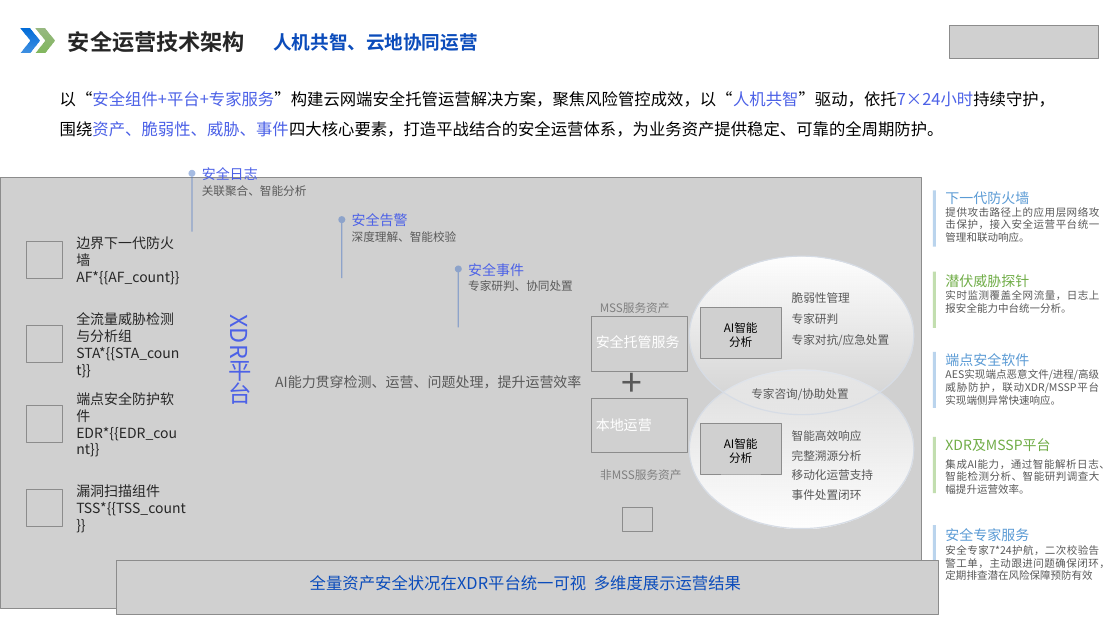
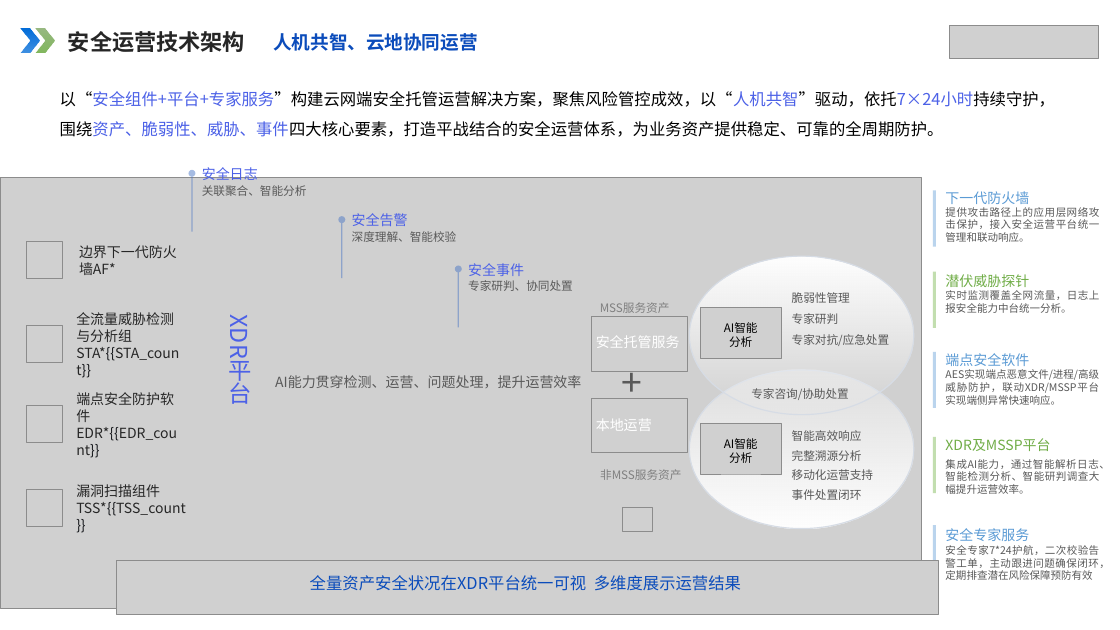
Before and after one commit to Xupai2022/report-generation, a slide deck: slide 5 of mss_ai_ppt_sample_assets/backend/data/templates/经典模板.pptx. Drawn at 1120x630 pixels with LibreOffice and Linux fonts; fonts in the diff are those of the drawing; grey boxes stand for pictures. Boxes give left, top, right and bottom in pixels: in the first picture for what was removed or moved away, otherwise in the second. Text is boxed around its words. In the diff, an @@ line names an element or a change of style, - is before the commit and + after.

```diff
--- a/mss_ai_ppt_sample_assets/backend/data/templates/经典模板.pptx
+++ b/mss_ai_ppt_sample_assets/backend/data/templates/经典模板.pptx
@@ text at <box>79,245,177,275</box>: text changed @@
-边界下一代防火墙AF*{{AF_count}}
+边界下一代防火墙AF*
@@ text "全流量威胁检测与分析组STA*{{STA_count}}" at <box>76,312,179,361</box>: text colour #262626 to #14161A in "全流量威胁检测与分析组STA*{{STA_count}}" @@
@@ text "端点安全防护软件EDR*{{EDR_count}}" at <box>76,392,177,441</box>: text colour #262626 to #14161A in "端点安全防护软件EDR*{{EDR_count}}" @@
@@ text at <box>76,502,186,516</box>: text colour #262626 to #14161A in "TSS*{{TSS_count}}" @@
```
Also in this commit, not shown: 6 other slides changed, 18 other files.
